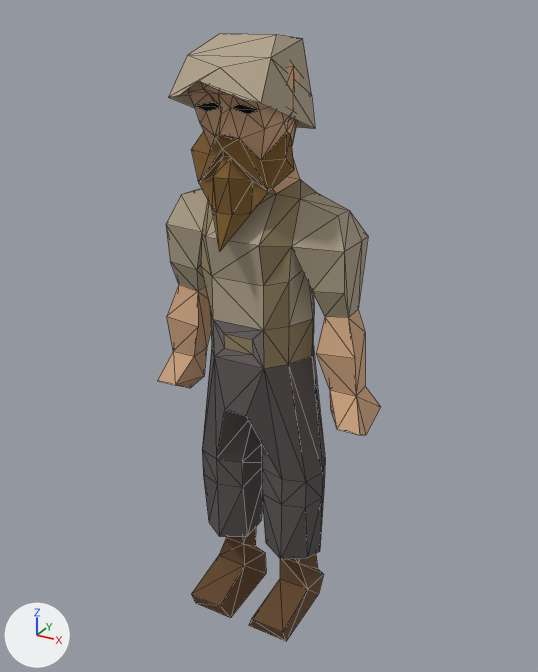
Before and after pictures for a commit that changed the glTF model public/models/blast-furnace.gltf.
Rendered twice from a 50 mm lens placed at (85.5, -154.1, 159.9), pointed at (1.4, -1.1, 83.4). The axes (+X, +Y, +Z) are drawn at lower left. The lights are the same throughout. The older version comes first. Mesh edges are drawn as thin lines. Vertices at exactly the same position are counted once.
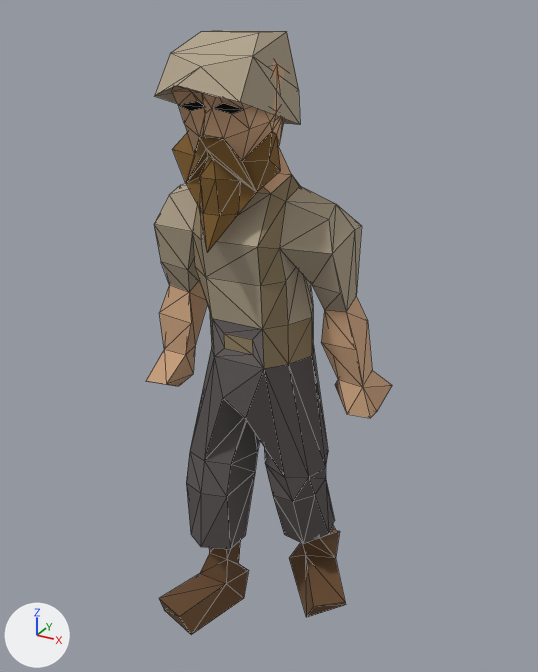
The newer file adds a shape key; the second version is drawn at full value of the shape key 'target_1' of 'Mesh_0', and the change is written as the vertex moves it makes.

Changed parts and their boxes [x1, y1, x2, y2] in the pictures (538 x 672 px; the box of a moved part takes in the faces that stretch with it):
'Mesh_0', reshaped (10% wider): before [157, 34, 381, 641]; after [146, 30, 392, 635]
part 1 of me_mesh_0, moved or reshaped: before [169, 34, 315, 129]; after [154, 30, 300, 125]
part 2 of me_mesh_0, moved or reshaped: before [157, 62, 381, 641]; after [146, 60, 392, 635]

The edits, one by one:
me_mesh_0 is used by ob_mesh_0; location (0.0, 0.0, 0.0).
me_mesh_0 had 281 vertices, 528 faces and spanned x -30.0..30.0, y -27.0..11.0, z 0.0..155.0.
me_mesh_0 now has 281 vertices, 528 faces and spans x -31.0..31.0, y -32.0..22.0, z 0.0..156.0.
me_mesh_0 part 1: the loose piece of 17 vertices spanning x -12.0..11.0, y -27.0..5.0, z 135.0..155.0 is multiplied about its middle by the matrix ((0.984, 0.029, 0.006), (-0.029, 0.983, -0.045), (-0.007, 0.045, 0.983)), then moved by (-1.0, -5.0, 1.0).
me_mesh_0 part 2: 239 of 281 vertices moved; they spanned x -30.0..30.0, y -21.0..11.0, z 0.0..154.0 and now span x -31.0..31.0, y -29.0..22.0, z 0.0..154.0; mean shift (0.0, -2.0, 1.0); largest move (15.0, -16.0, 0.0) -> (25.0, 2.0, 3.0).
